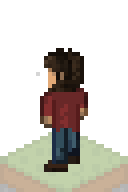
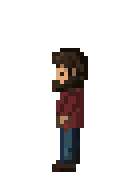
Layers edited between the first and the second 128×192 image:
added layer "left" above "topleft" over [52, 48, 88, 172]
hid "topleft" over [36, 48, 88, 172]
hid "Layer 1" over [0, 128, 128, 192]
